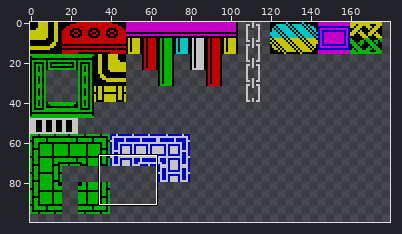
Sprite sheet: images/tiles2.gif. The first picture is a wide view before the edit; the outline marks the close-up.
Close-up. Before the commit:
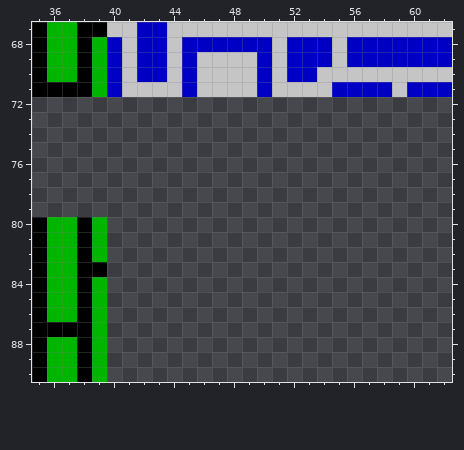
The file is 400x256 pixels, drawn in blocks of 2x2; one block is one cell here. Shown: x 35..62, y 67..90. The wide view leaves out empty margins.
The result:
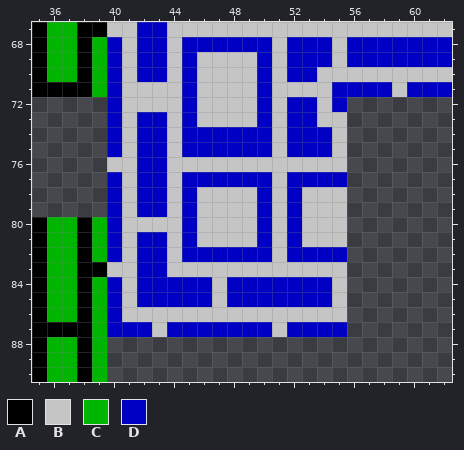
Palette (. is transparent): A #000000  B #c5c5c5  C #00b500  D #0000c5
Changes in this commit:
The author put colour B in row 72 at x 41 to 44, 46 to 49, 51 and 54; in row 73 at x 41, 44, 46 to 49, 51 and 54 to 55; in rows 74 to 75 at x 41, 44, 51 and 55; in row 76 at x 40 to 41 and 44 to 55; in row 77 at x 41, 44 and 51; in rows 78 to 79 at x 41, 44, 46 to 49, 51 and 53 to 55.
The author put colour B in row 80 at x 41 to 44, 46 to 49, 51 and 53 to 55; in row 81 at x 41, 44, 46 to 49, 51 and 53 to 55; in row 82 at x 41, 44 and 51; in row 83 at x 40 to 41 and 44 to 55; in rows 84 to 85 at x 41, 47 and 55; in row 86 at x 41 to 55.
The author put colour B in row 87 at x 43 and 51.
The author put colour D in row 72 at x 40, 45, 50, 52 to 53 and 55; in row 73 at x 40, 42 to 43, 45, 50 and 52 to 53; in rows 74 to 75 at x 40, 42 to 43, 45 to 50 and 52 to 54; in row 76 at x 42 to 43; in row 77 at x 40, 42 to 43, 45 to 50 and 52 to 55; in rows 78 to 79 at x 40, 42 to 43, 45, 50 and 52.
The author put colour D in row 80 at x 40, 45, 50 and 52; in row 81 at x 40, 42 to 43, 45, 50 and 52; in row 82 at x 40, 42 to 43, 45 to 50 and 52 to 55; in row 83 at x 42 to 43; in rows 84 to 85 at x 40, 42 to 46 and 48 to 54; in row 86 at x 40.
The author put colour D in row 87 at x 40 to 42, 44 to 50 and 52 to 55.
